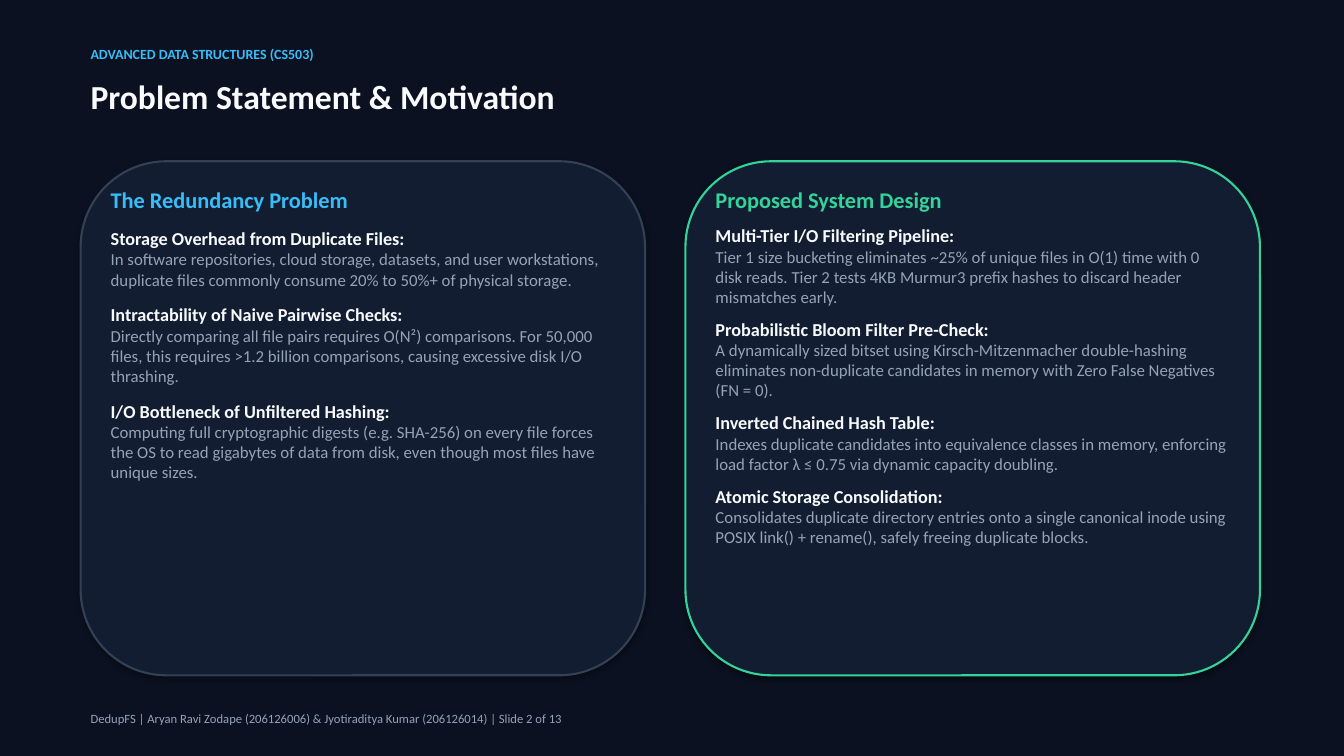
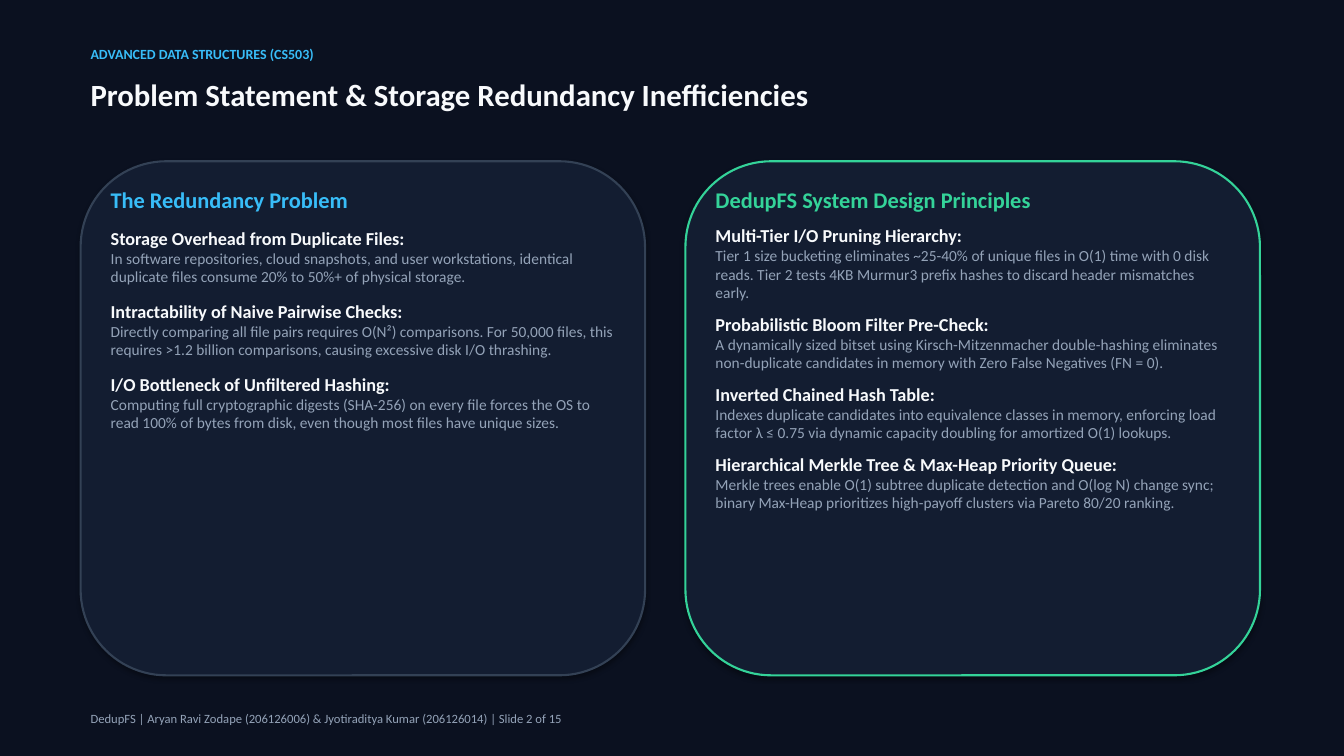
Before and after one commit to Jyotiraditya-kumar/DedupeFS, a slide deck: slide 2 of presentation/DedupFS_MTech_Presentation.pptx. Drawn at 1344x756 pixels with LibreOffice and Linux fonts; fonts in the diff are those of the drawing. Boxes give left, top, right and bottom in pixels: in the first picture for what was removed or moved away, otherwise in the second. Text is boxed around its words. In the diff, an @@ line names an element or a change of style, - is before the commit and + after.

Commit message:
feat(core,ds,benchmarks,ui,presentation): implement full M.Tech phases with all 4 ADS, benchmarks, and flowchart
- Implemented Hierarchical Merkle Hash Tree (ADS 3) for subtree duplicate detection and O(log N) change sync
- Implemented Binary Max-Heap Priority Queue (ADS 4) with Floyd's O(N) heapify and Pareto storage reclamation
- Added dedicated unit test suites tests/test_priority_queue.cpp and tests/test_merkle_tree.cpp (6 suites, 100% pass rate)
- Created comprehensive benchmarking engine (benchmarks/run_benchmarks.py) comparing Naive O(N^2), Full SHA-256, and DedupFS
- Upgraded standalone presentation (presentation/DedupFS_MTech_Presentation.pptx) and web slides (presentation/index.html) to 15 master slides with architecture flowchart and benchmark comparison
- Enhanced Web Management UI (ui/templates/index.html & ui/app.py) with interactive Pipeline Flowchart, Merkle Tree Explorer, Priority Queue & Pareto analyzer, and Algorithmic Benchmarks tab

```diff
--- a/presentation/DedupFS_MTech_Presentation.pptx
+++ b/presentation/DedupFS_MTech_Presentation.pptx
@@ text at bbox=[91, 84, 808, 112]: text changed; size 24 to 22 pt @@
-Problem Statement & Motivation
+Problem Statement & Storage Redundancy Inefficiencies
@@ text at bbox=[715, 192, 1209, 301]: text changed; size 12 to 11 pt @@
-Proposed System Design
-Multi-Tier I/O Filtering Pipeline:
-Tier 1 size bucketing eliminates ~25% of unique files in O(1) time with 0 disk reads. Tier 2 tests 4KB Murmur3 prefix hashes to discard header mismatches early.
+DedupFS System Design Principles
+Multi-Tier I/O Pruning Hierarchy:
+Tier 1 size bucketing eliminates ~25-40% of unique files in O(1) time with 0 disk reads. Tier 2 tests 4KB Murmur3 prefix hashes to discard header mismatches early.
@@ text at bbox=[111, 253, 573, 285]: text changed; size 12 to 11 pt @@
-In software repositories, cloud storage, datasets, and user workstations, duplicate files commonly consume 20% to 50%+ of physical storage.
+In software repositories, cloud snapshots, and user workstations, identical duplicate files consume 20% to 50%+ of physical storage.
@@ text at bbox=[111, 325, 613, 358]: size 12 to 11 pt in "Directly comparing all file pairs requires O(N²) ..." @@
@@ text at bbox=[715, 339, 1218, 371]: size 12 to 11 pt in "A dynamically sized bitset using Kirsch-Mitzenmacher double- ..." @@
@@ text at bbox=[111, 399, 590, 431]: text changed; size 12 to 11 pt @@
-Computing full cryptographic digests (e.g. SHA-256) on every file forces the OS to read gigabytes of data from disk, even though most files have unique sizes.
+Computing full cryptographic digests (SHA-256) on every file forces the OS to read 100% of bytes from disk, even though most files have unique sizes.
@@ text at bbox=[715, 409, 1216, 511]: text changed; size 12 to 11 pt @@
-Indexes duplicate candidates into equivalence classes in memory, enforcing load factor λ ≤ 0.75 via dynamic capacity doubling.
-Atomic Storage Consolidation:
-Consolidates duplicate directory entries onto a single canonical inode using POSIX link() + rename(), safely freeing duplicate blocks.
+Indexes duplicate candidates into equivalence classes in memory, enforcing load factor λ ≤ 0.75 via dynamic capacity doubling for amortized O(1) lookups.
+Hierarchical Merkle Tree & Max-Heap Priority Queue:
+Merkle trees enable O(1) subtree duplicate detection and O(log N) change sync; binary Max-Heap prioritizes high-payoff clusters via Pareto 80/20 ranking.
```
Also in this commit, not shown: 7 other slides changed, 7 slides added, 5 slides removed, 25 other files.
